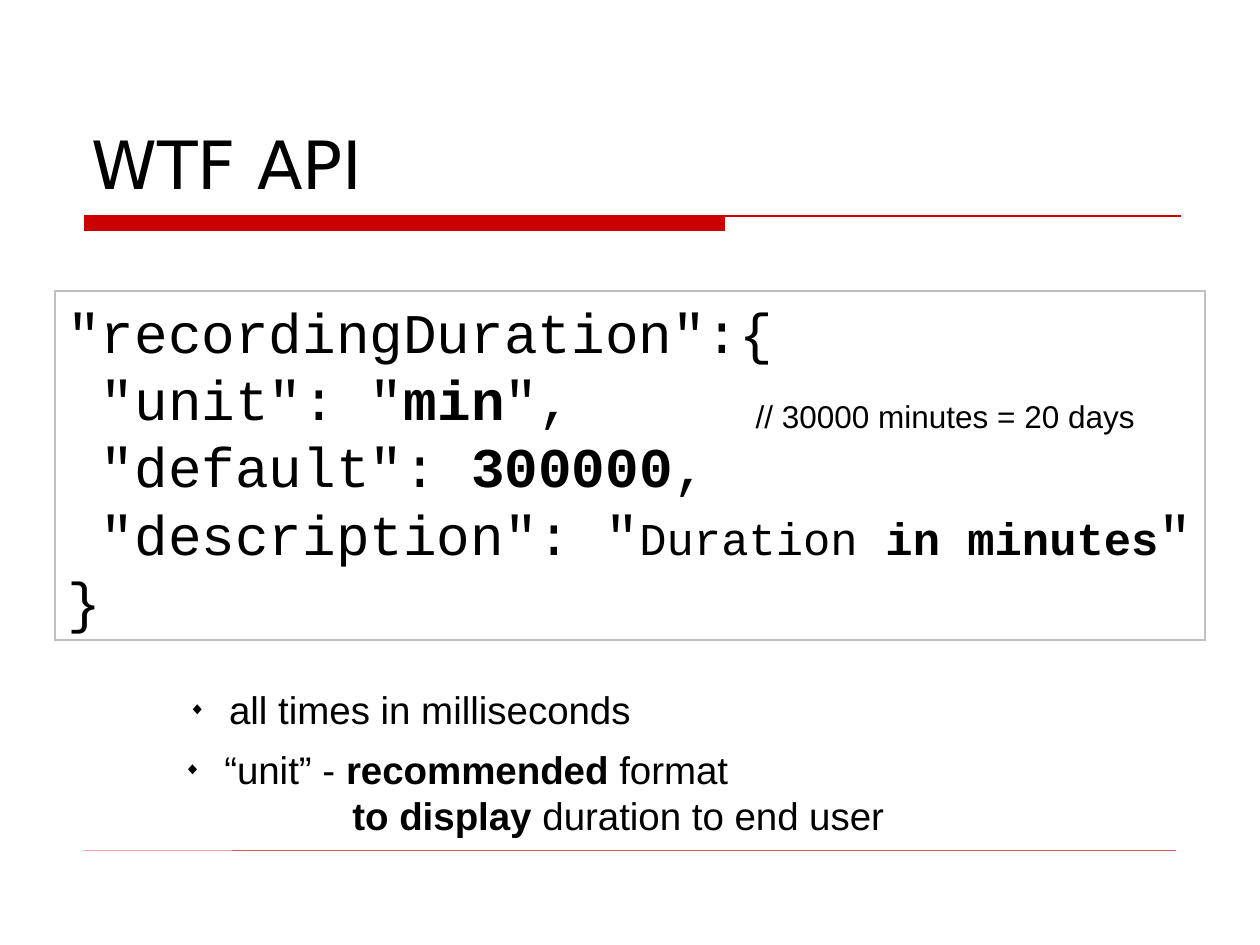
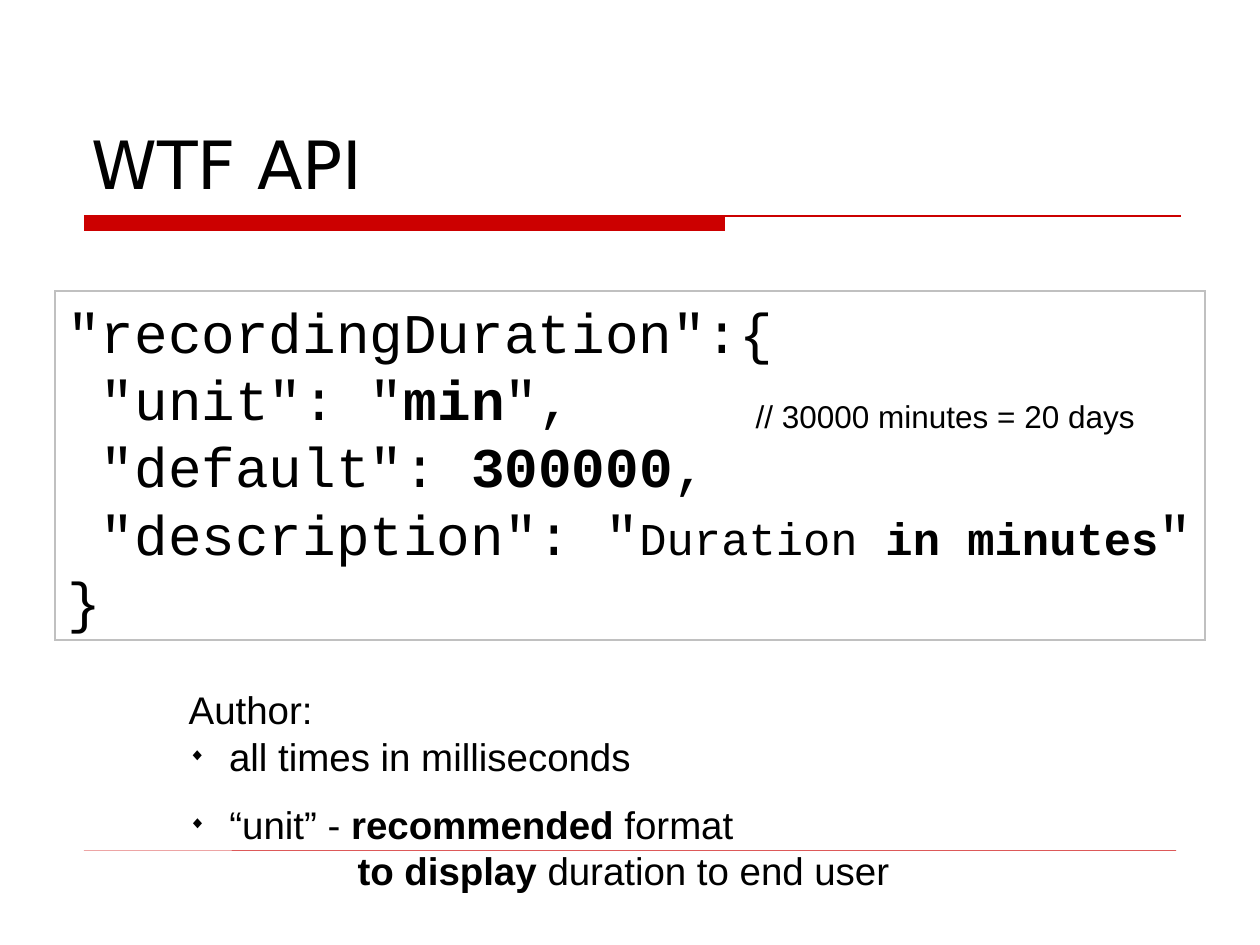
Before and after one commit to asolntsev/presentations, a slide deck: slide 12 of wtf-code/WTF_code.topconf.en.ppt. Drawn at 1260x945 pixels with LibreOffice and Linux fonts; fonts in the diff are those of the drawing; background and template pictures are left out. Boxes give left, top, right and bottom in pixels: in the first picture for what was removed or moved away, otherwise in the second. Text is boxed around its words. In the diff, an @@ line names an element or a change of style, - is before the commit and + after.

```diff
--- a/wtf-code/WTF_code.topconf.en.ppt
+++ b/wtf-code/WTF_code.topconf.en.ppt
@@ text at <box>189,696,313,725</box>: paragraph added @@
+Author:
@@ text "“unit” - recommended format to ...": place and size @@
-text "“unit” - recommended format to ..." at <box>224,756,884,838</box>
+text "“unit” - recommended format to ..." at <box>229,811,889,892</box>
```
Also in this commit, not shown: 5 other slides changed, 1 slide removed.
